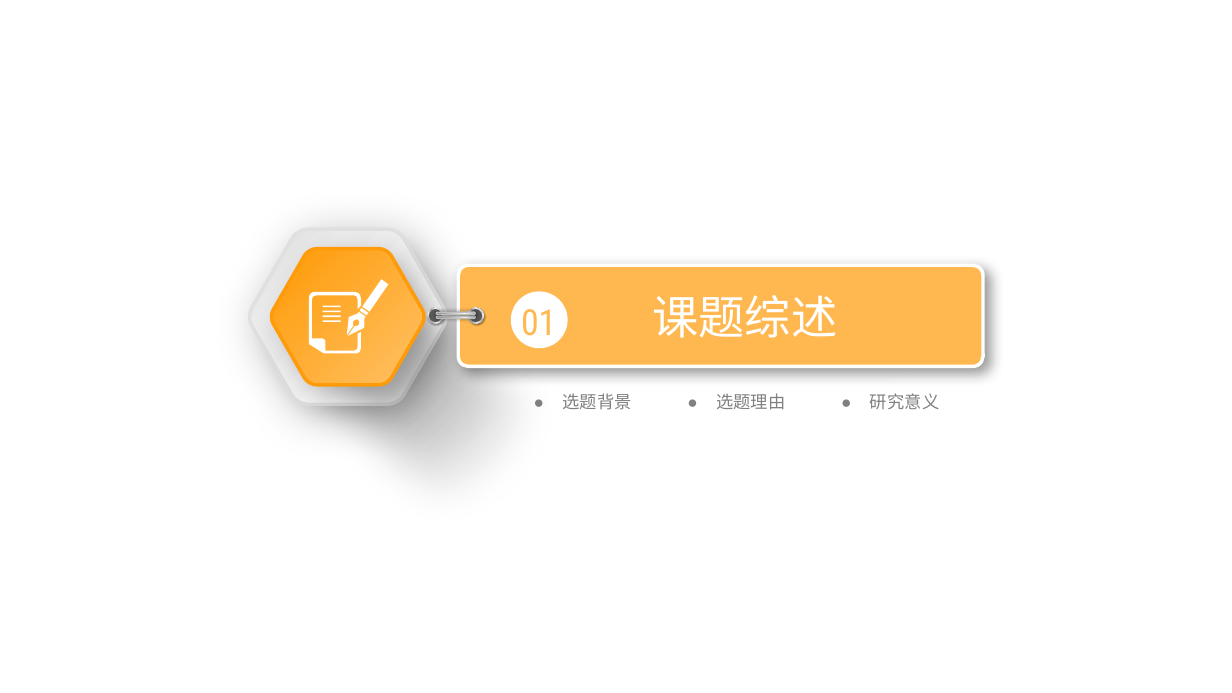
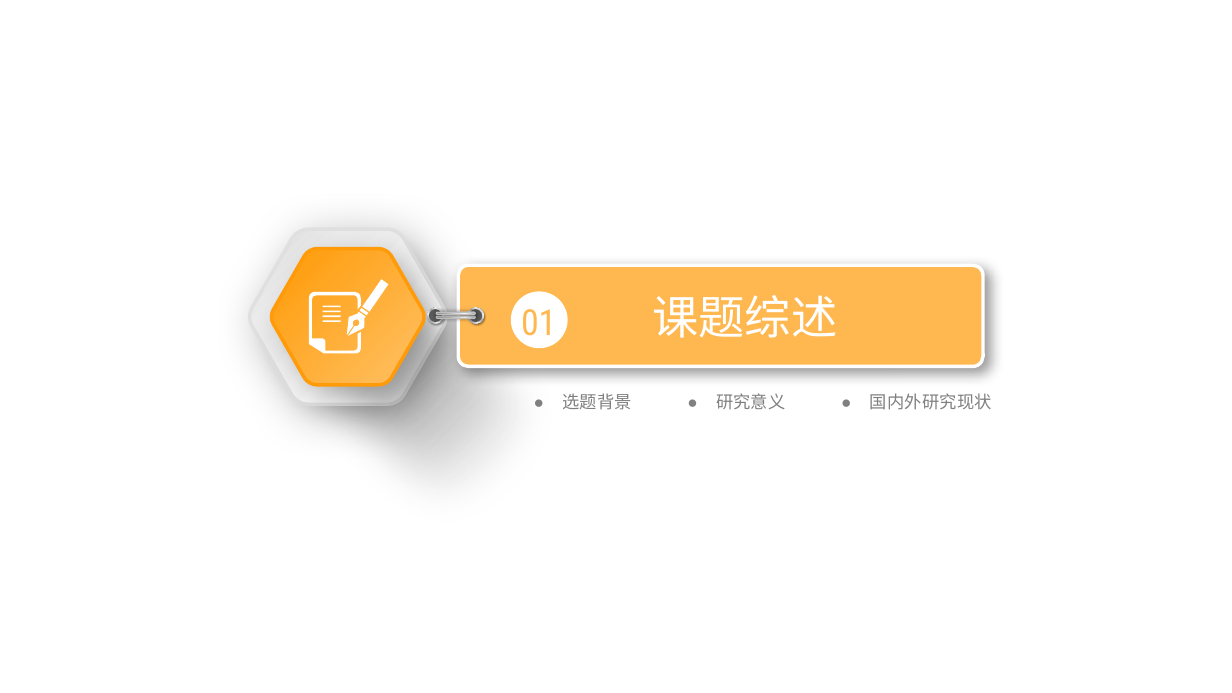
Before and after one commit to zhaobw61/Graduation-project, a slide deck: slide 3 of ppt/开题报告.pptx. Drawn at 1232x693 pixels with LibreOffice and Linux fonts; fonts in the diff are those of the drawing; background and template pictures are left out. Boxes give left, top, right and bottom in pixels: in the first picture for what was removed or moved away, otherwise in the second. Text is boxed around its words. In the diff, an @@ line names an element or a change of style, - is before the commit and + after.

Commit message:
ppt

```diff
--- a/ppt/开题报告.pptx
+++ b/ppt/开题报告.pptx
@@ text "研究意义": place and size @@
-text "研究意义" at bbox=[870, 393, 939, 409]
+text "研究意义" at bbox=[716, 393, 785, 409]
@@ text removed at bbox=[716, 393, 785, 410] @@
-● 选题理由
@@ text added at bbox=[870, 393, 992, 410], 10.1 pt, text #808080 @@
+● 国内外研究现状
```
Also in this commit, not shown: 6 other slides changed, 4 slides added, 8 slides removed.
